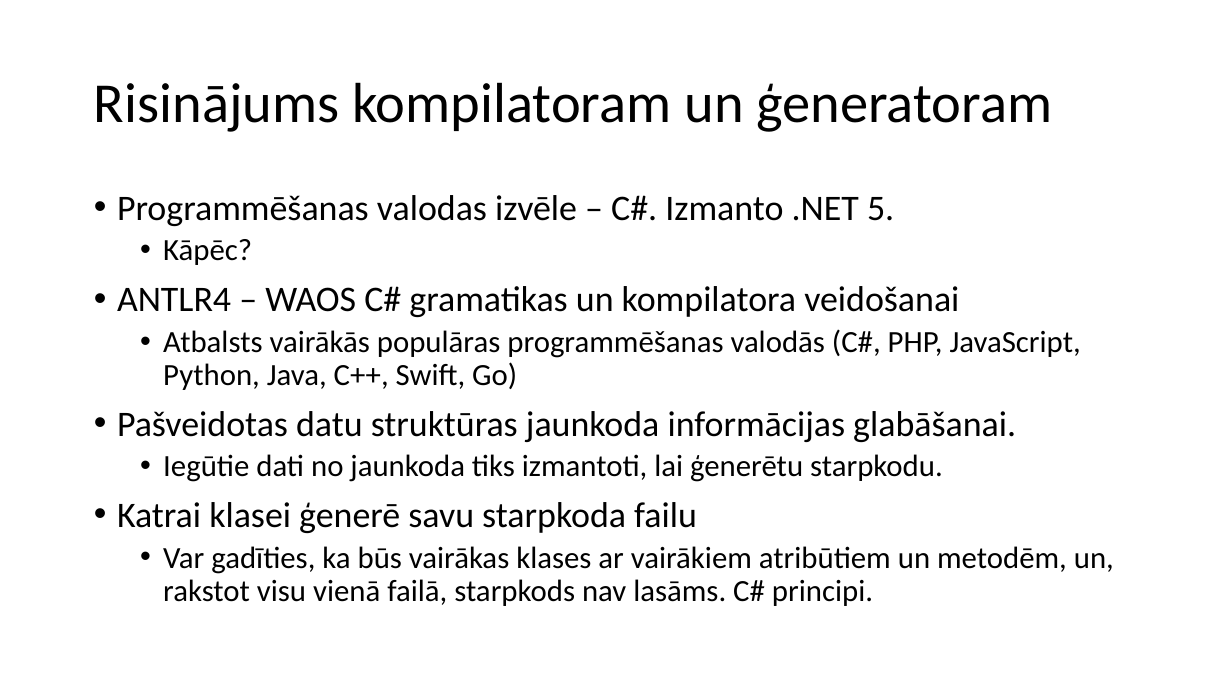
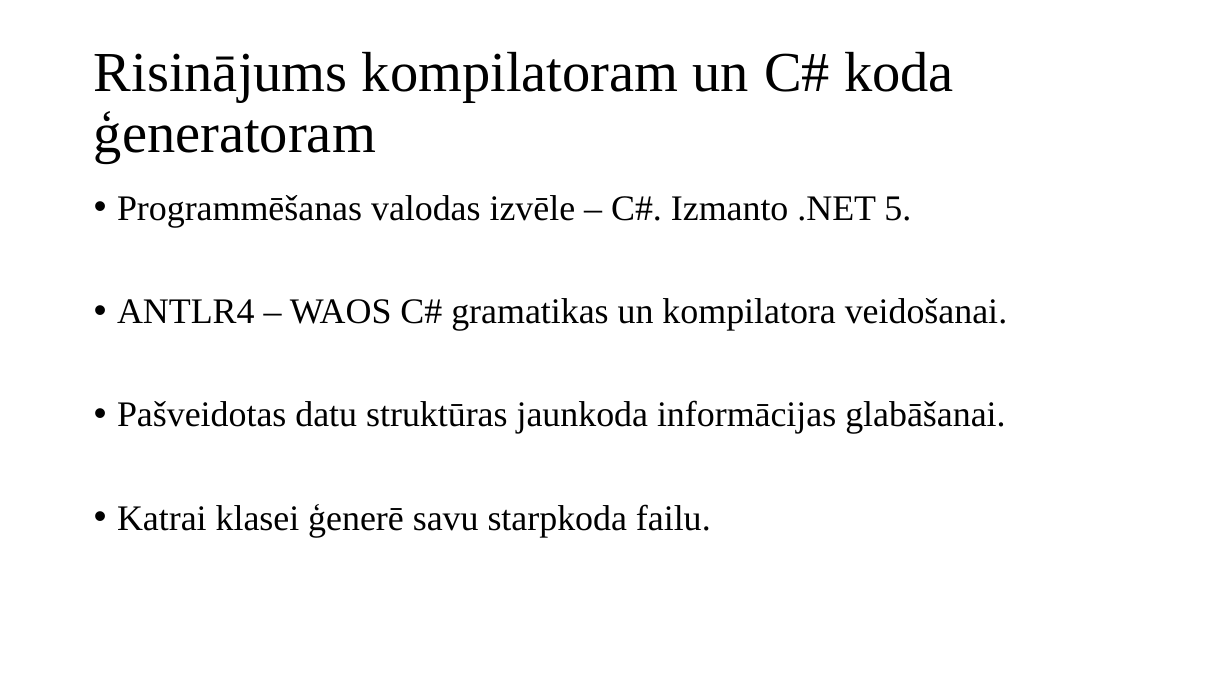
Before and after one commit to artiks12/webAppOS, a slide deck: slide 6 of src/Qualification project/Documentation/Prezentācija_ap19122.pptx (slide 4 before the commit). Drawn at 1232x693 pixels with LibreOffice and Linux fonts; fonts in the diff are those of the drawing. Boxes give left, top, right and bottom in pixels: in the first picture for what was removed or moved away, otherwise in the second. Text is boxed around its words. In the diff, an @@ line names an element or a change of style, - is before the commit and + after.

Commit message:
Presentation

```diff
--- a/src/Qualification project/Documentation/Prezentācija_ap19122.pptx
+++ b/src/Qualification project/Documentation/Prezentācija_ap19122.pptx
@@ title at bbox=[94, 51, 954, 163]: text changed; font Calibri to Times New Roman @@
-Risinājums kompilatoram un ģeneratoram
+Risinājums kompilatoram un C# koda ģeneratoram
@@ text at bbox=[117, 195, 1005, 434]: font Calibri to Times New Roman in "Programmēšanas valodas izvēle – C#. Izmanto .NET ...", "Pašveidotas datu struktūras jaunkoda informācijas glabāšanai ..." @@
@@ text at bbox=[117, 298, 1008, 330]: text changed; size 24 to 28 pt; font Calibri to Times New Roman @@
-  • Kāpēc?
-• ANTLR4 – WAOS C# gramatikas un kompilatora veidošanai
-  • Atbalsts vairākās populāras programmēšanas valodās (C#, PHP, JavaScript, Python, Java, C++, Swift, Go)
+• ANTLR4 – WAOS C# gramatikas un kompilatora veidošanai.
@@ text at bbox=[117, 504, 711, 537]: text changed; size 24 to 28 pt; font Calibri to Times New Roman @@
-  • Iegūtie dati no jaunkoda tiks izmantoti, lai ģenerētu starpkodu.
-• Katrai klasei ģenerē savu starpkoda failu
-  • Var gadīties, ka būs vairākas klases ar vairākiem atribūtiem un metodēm, un, rakstot visu vienā failā, starpkods nav lasāms. C# principi.
+• Katrai klasei ģenerē savu starpkoda failu.
```
Also in this commit, not shown: 3 other slides changed, 6 slides added, 2 slides removed, 1 other file.
